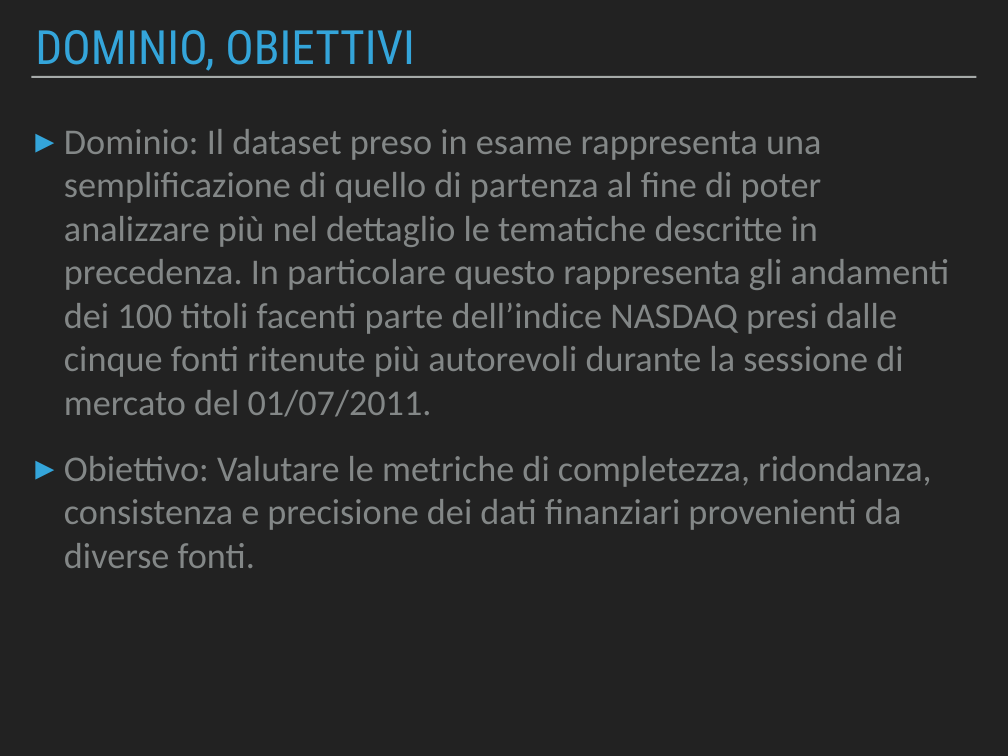
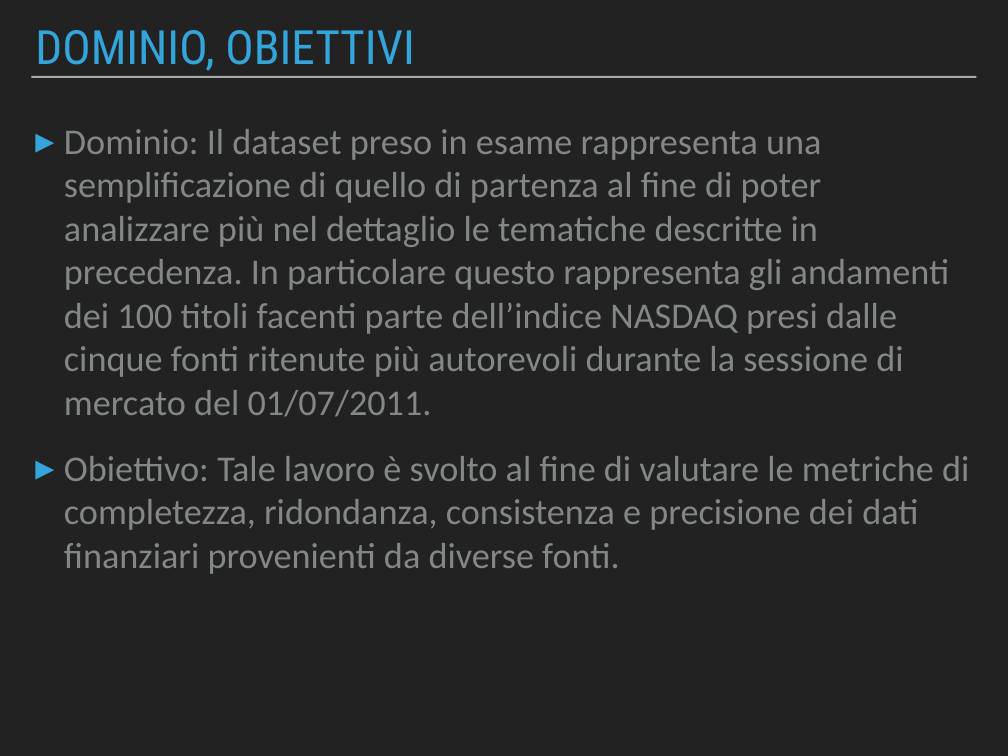
Before and after one commit to Beltra97/Unimib_ArchitettureDati, a slide deck: slide 4 of PresentazionePowerPoint.pptx. Drawn at 1008x756 pixels with LibreOffice and Linux fonts; fonts in the diff are those of the drawing. Boxes give left, top, right and bottom in pixels: in the first picture for what was removed or moved away, otherwise in the second. Text is boxed around its words. In the diff, an @@ line names an element or a change of style, - is before the commit and + after.

```diff
--- a/PresentazionePowerPoint.pptx
+++ b/PresentazionePowerPoint.pptx
@@ text at <box>64,456,969,574</box>: text changed @@
-▸ Obiettivo: Valutare le metriche di completezza, ridondanza, consistenza e precisione dei dati finanziari provenienti da diverse fonti.
+▸ Obiettivo: Tale lavoro è svolto al fine di valutare le metriche di completezza, ridondanza, consistenza e precisione dei dati finanziari provenienti da diverse fonti.
```
Also in this commit, not shown: 10 other slides changed, 1 other file.
